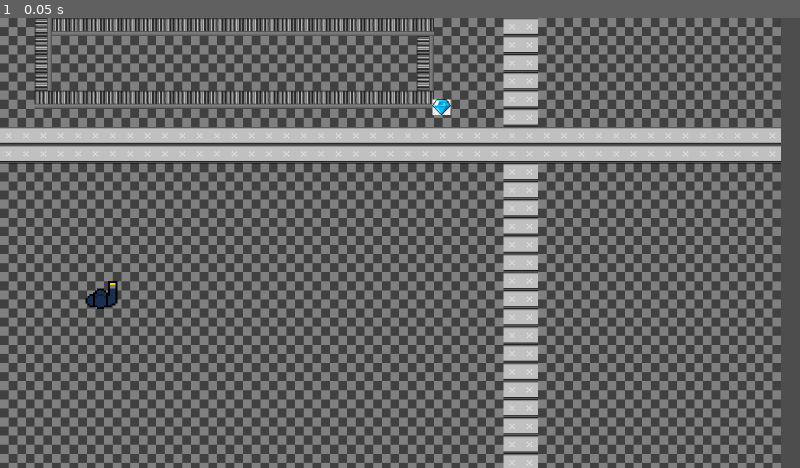
Above: before the commit, frame 1.
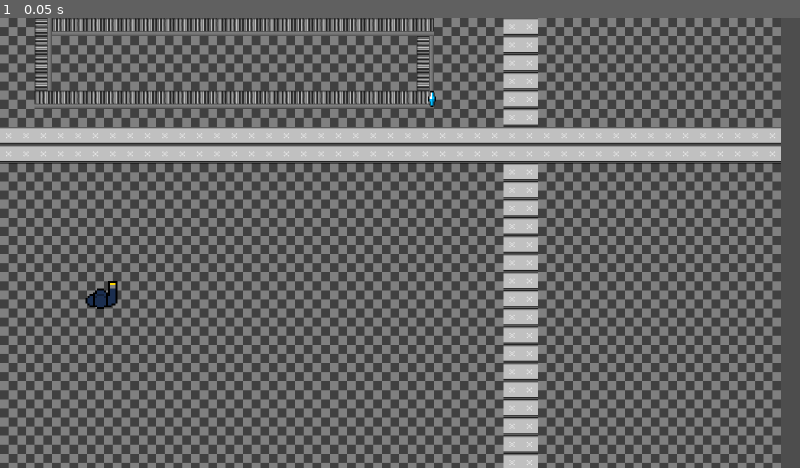
Above: after the commit, the same moment.

Repository: dareios99/berlinjam
Game: Godot game, scene res://main_level.tscn
The game is run twice, just before and just after one commit, with the same random seed, the same clock (stepped at 60 frames per second) and the same inputs.
Inputs:
- Up to frame 1 (0.05 s): no input

The runs differ from the first frame. In frame 1, 0.1% of the frame differs, in the area x 53-57%, y 16-22%.

Commit message:
Add goal sprite and change shiny sprite

Diff:
--- a/shiny_object.tscn
+++ b/shiny_object.tscn
@@ -1,7 +1,7 @@
 [gd_scene load_steps=4 format=3 uid="uid://cqv6n4k0yfpjw"]
 
 [ext_resource type="Script" path="res://shiny_object.gd" id="1_3x3jm"]
-[ext_resource type="Texture2D" uid="uid://bksugglsx11bn" path="res://imgs/diamond.png" id="1_codw7"]
+[ext_resource type="Texture2D" uid="uid://vywwpnbysk08" path="res://imgs/shiny.png" id="2_emp4a"]
 
 [sub_resource type="CircleShape2D" id="CircleShape2D_deqxj"]
 radius = 17.0294
@@ -10,12 +10,11 @@
 script = ExtResource("1_3x3jm")
 
 [node name="CollisionShape2D" type="CollisionShape2D" parent="."]
-position = Vector2(20, 18)
 shape = SubResource("CircleShape2D_deqxj")
 
 [node name="Sprite2D" type="Sprite2D" parent="."]
-position = Vector2(19.0722, 16.375)
-scale = Vector2(0.0399204, 0.0407431)
-texture = ExtResource("1_codw7")
+texture_filter = 1
+scale = Vector2(2.54823, 2.60074)
+texture = ExtResource("2_emp4a")
 
 [connection signal="body_entered" from="." to="." method="_on_body_entered"]
Binary file added: imgs/goal.png
Not shown, added: imgs/goal.png.import
